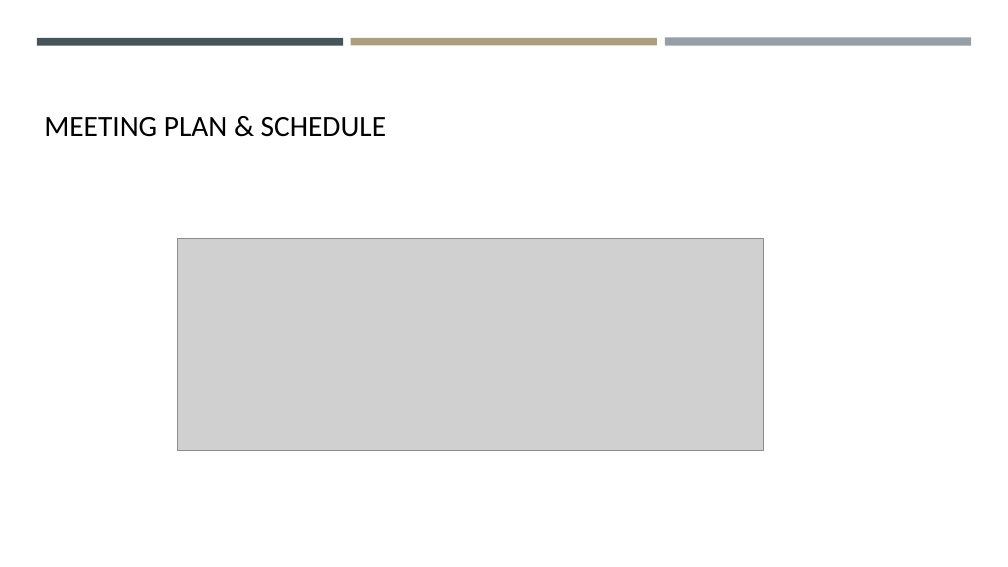
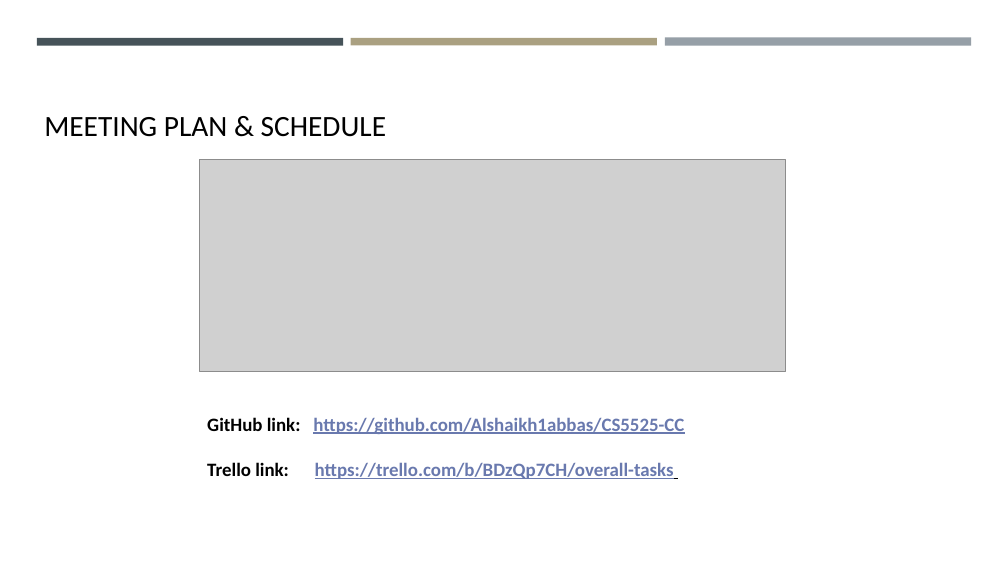
Before and after one commit to Alshaikh1abbas/CS5525-CC, a slide deck: slide 16 of Document/project Mid-progress.pptx.pptx. Drawn at 1008x567 pixels with LibreOffice and Linux fonts; fonts in the diff are those of the drawing; grey boxes stand for pictures. Boxes give left, top, right and bottom in pixels: in the first picture for what was removed or moved away, otherwise in the second. Text is boxed around its words. In the diff, an @@ line names an element or a change of style, - is before the commit and + after.

```diff
--- a/Document/project Mid-progress.pptx.pptx
+++ b/Document/project Mid-progress.pptx.pptx
@@ picture moved from (x1=177, y1=239, x2=763, y2=451) to (x1=200, y1=160, x2=786, y2=372) @@
@@ text added at (x1=207, y1=417, x2=684, y2=479), 18 pt, text #6979AE, bold, underline @@
+GitHub link: https://github.com/Alshaikh1abbas/CS5525-CC
+Trello link: https://trello.com/b/BDzQp7CH/overall-tasks
```
